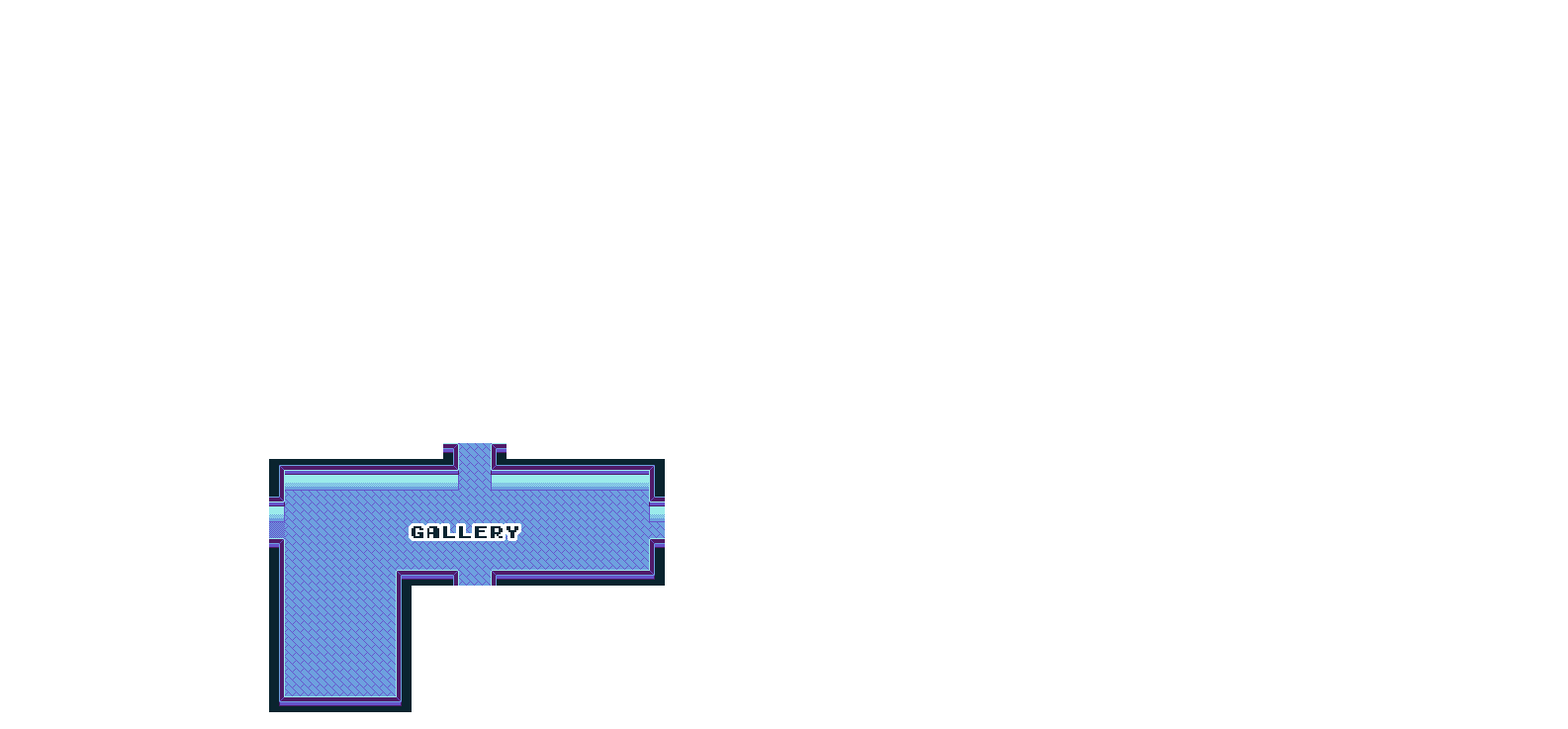
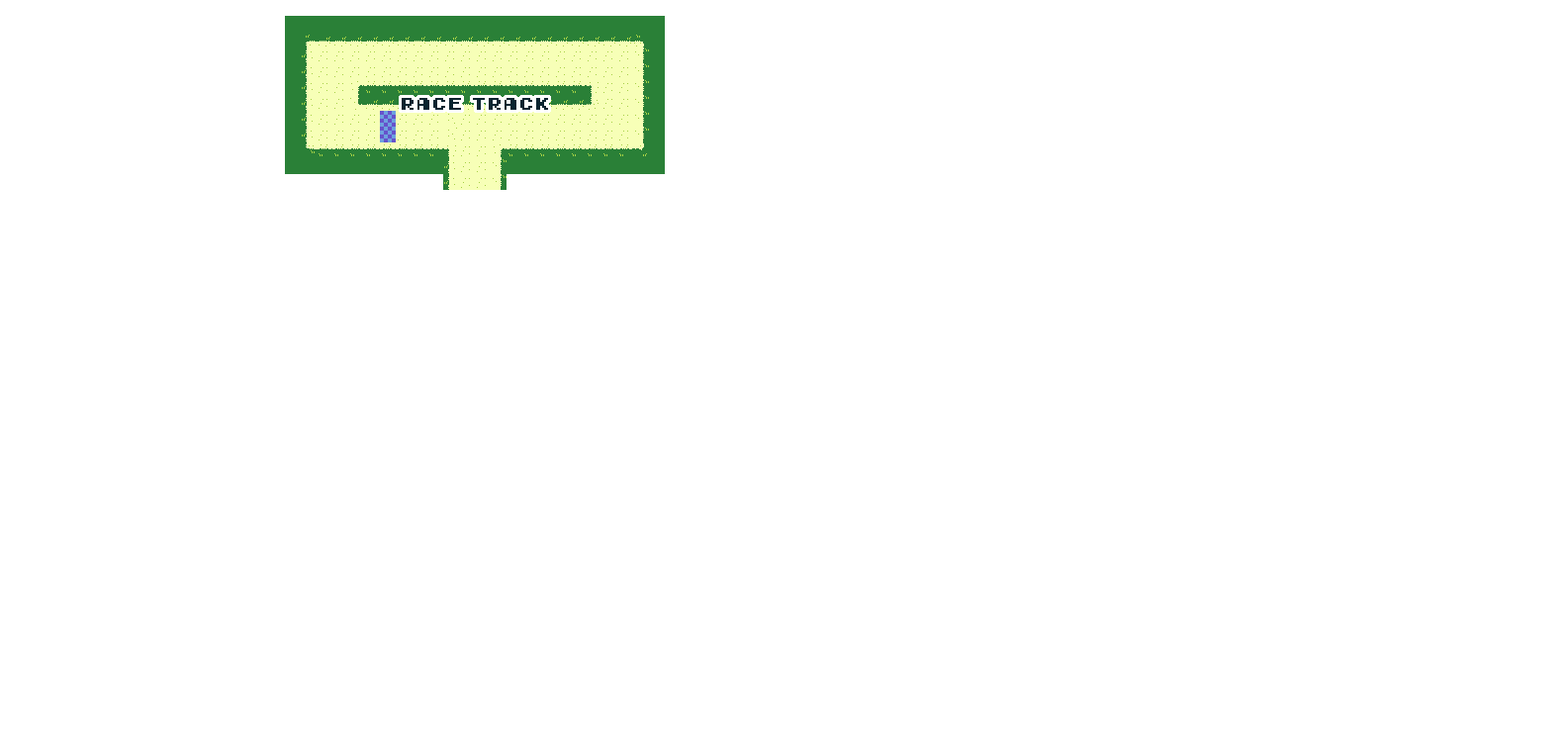
Layered file, before and after one edit (1568x729). Changes by layer:
hid "Layer #4" over [408, 523, 522, 542]
hid "gallery" over [269, 443, 665, 713]
showed "Layer #1" over [398, 94, 552, 113]
showed "race_track", painted on it over [284, 15, 665, 190]